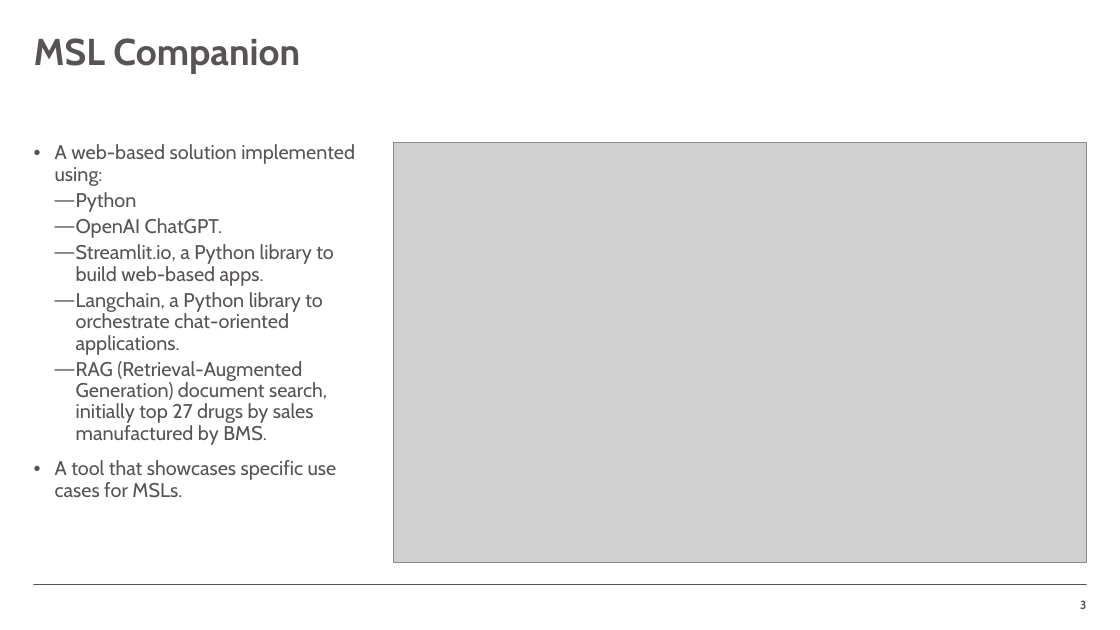
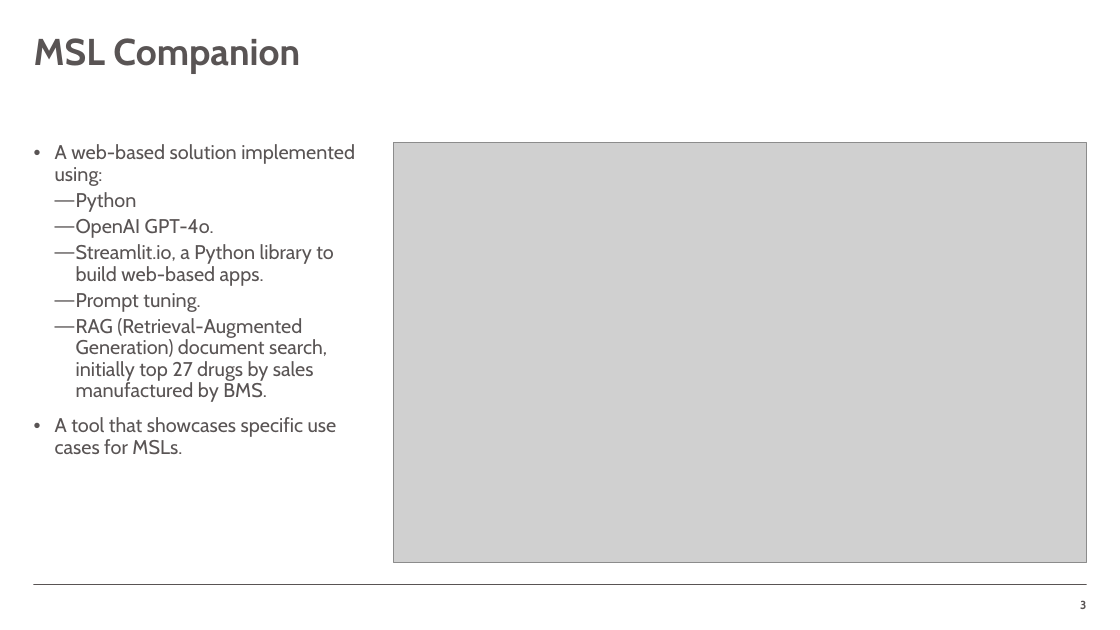
Before and after one commit to jcdlg/document-qa, a slide deck: slide 3 of ppt/msl-companion.pptx. Drawn at 1120x630 pixels with LibreOffice and Linux fonts; fonts in the diff are those of the drawing; grey boxes stand for pictures; background and template pictures are left out. Boxes give left, top, right and bottom in pixels: in the first picture for what was removed or moved away, otherwise in the second. Text is boxed around its words. In the diff, an @@ line names an element or a change of style, - is before the commit and + after.

```diff
--- a/ppt/msl-companion.pptx
+++ b/ppt/msl-companion.pptx
@@ text at box(76, 219, 214, 238): text changed @@
-  — OpenAI ChatGPT.
+  — OpenAI GPT-4o.
@@ text at box(76, 293, 200, 312): text changed @@
-  — Langchain, a Python library to orchestrate chat-oriented applications.
+  — Prompt tuning.
```
Also in this commit, not shown: 1 other slide changed, 2 slides added, 3 other files.
